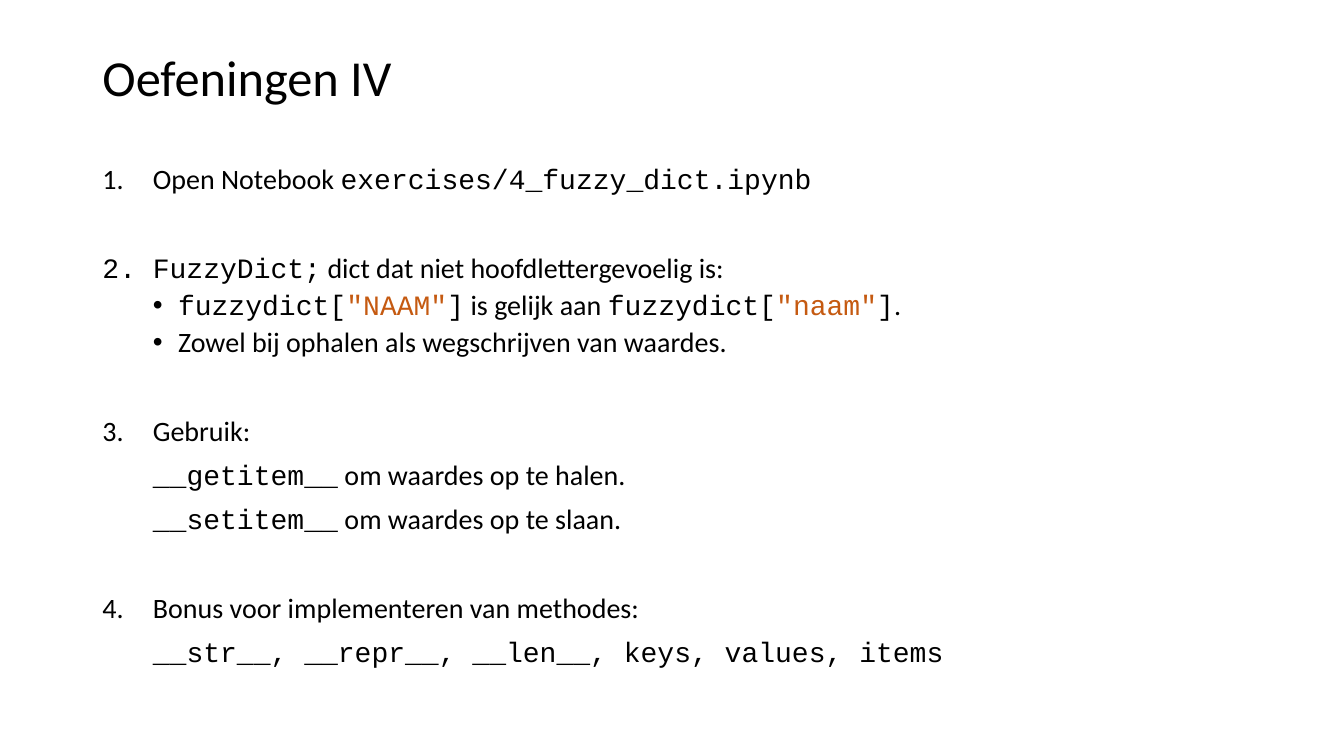
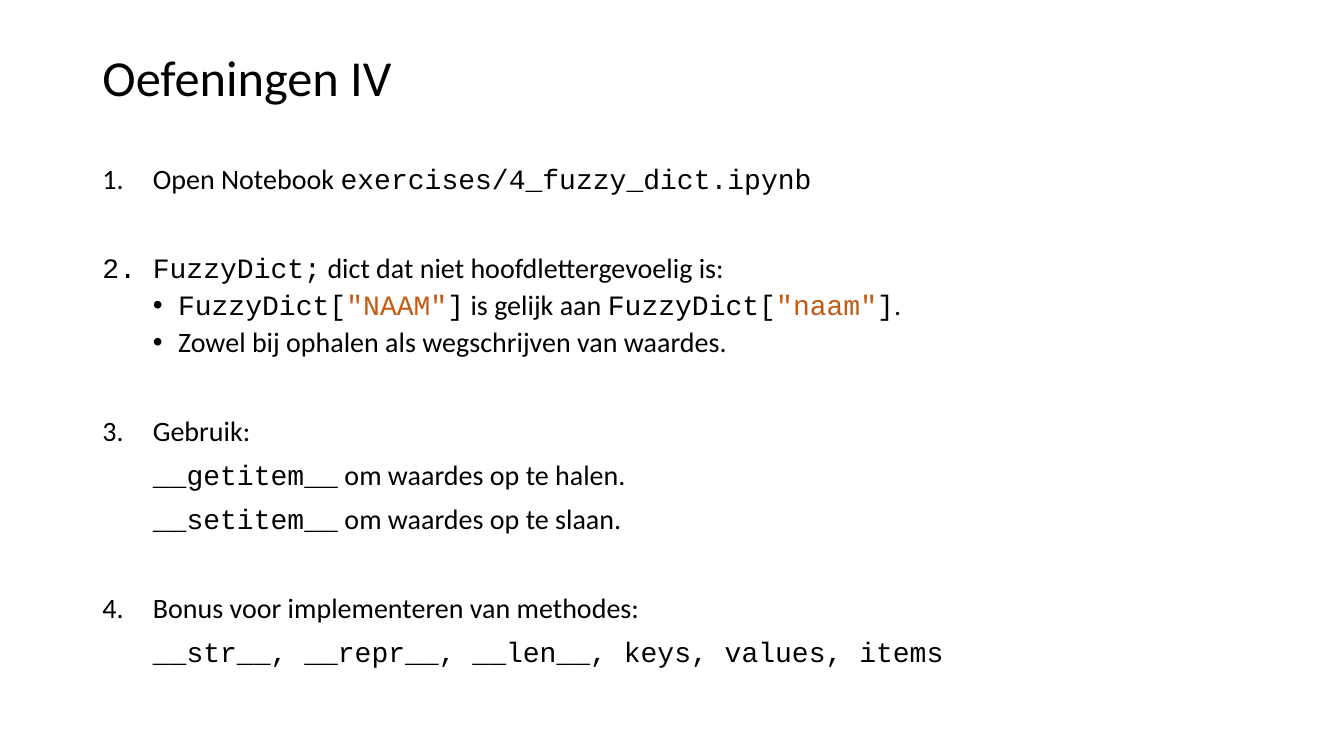
Before and after one commit to LFKoning/knowledge-sharing, a slide deck: slide 40 of python_course_4p/2_syntax_classes/2_syntax_classes.pptx (slide 43 before the commit). Drawn at 1344x756 pixels with LibreOffice and Linux fonts; fonts in the diff are those of the drawing. Boxes give left, top, right and bottom in pixels: in the first picture for what was removed or moved away, otherwise in the second. Text is boxed around its words. In the diff, an @@ line names an element or a change of style, - is before the commit and + after.

```diff
--- a/python_course_4p/2_syntax_classes/2_syntax_classes.pptx
+++ b/python_course_4p/2_syntax_classes/2_syntax_classes.pptx
@@ text at [178, 295, 901, 321]: text changed @@
-  • fuzzydict["NAAM"] is gelijk aan fuzzydict["naam"].
+  • FuzzyDict["NAAM"] is gelijk aan FuzzyDict["naam"].
```
Also in this commit, not shown: 13 other slides changed, 1 slide added, 3 slides removed, 45 other files.
